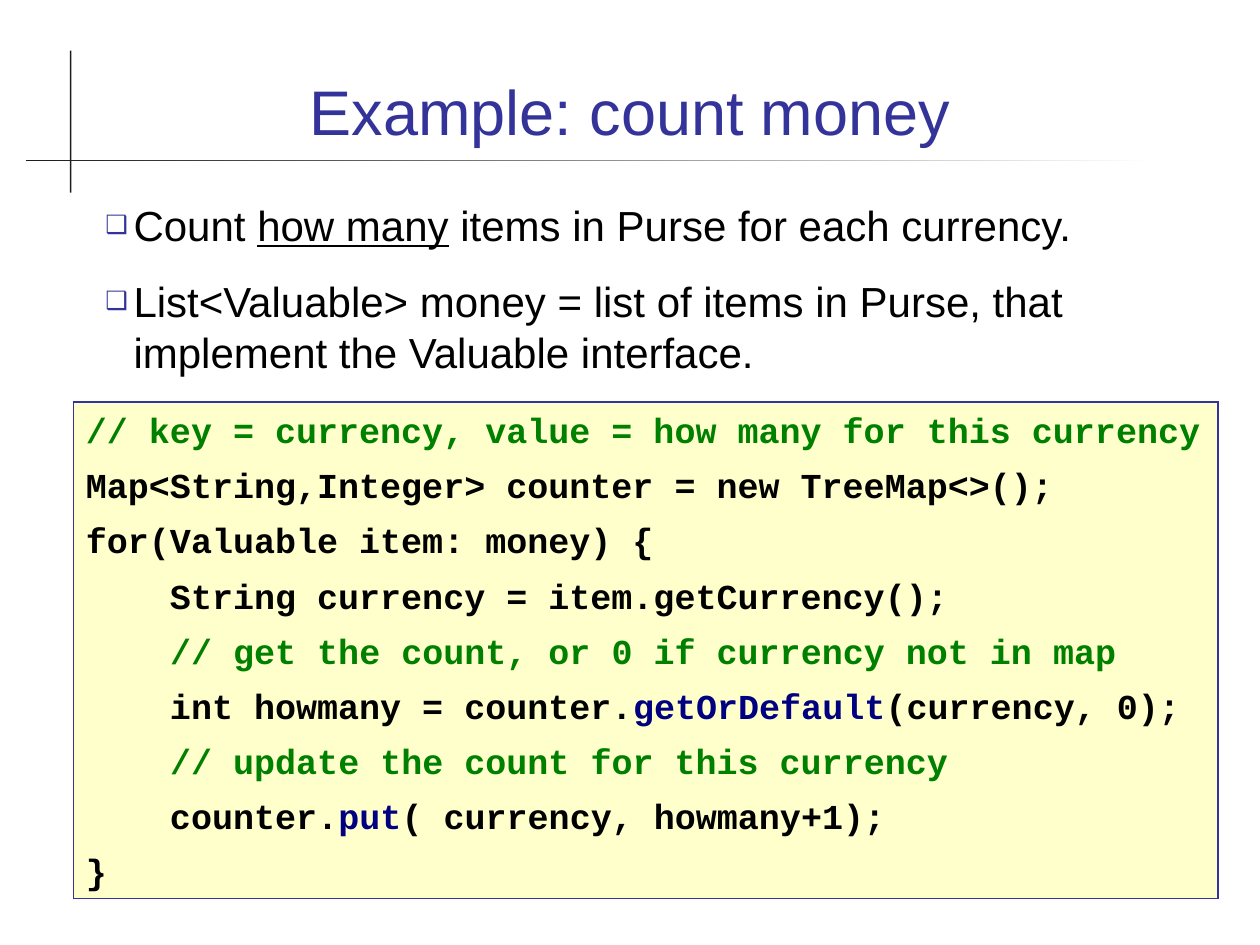
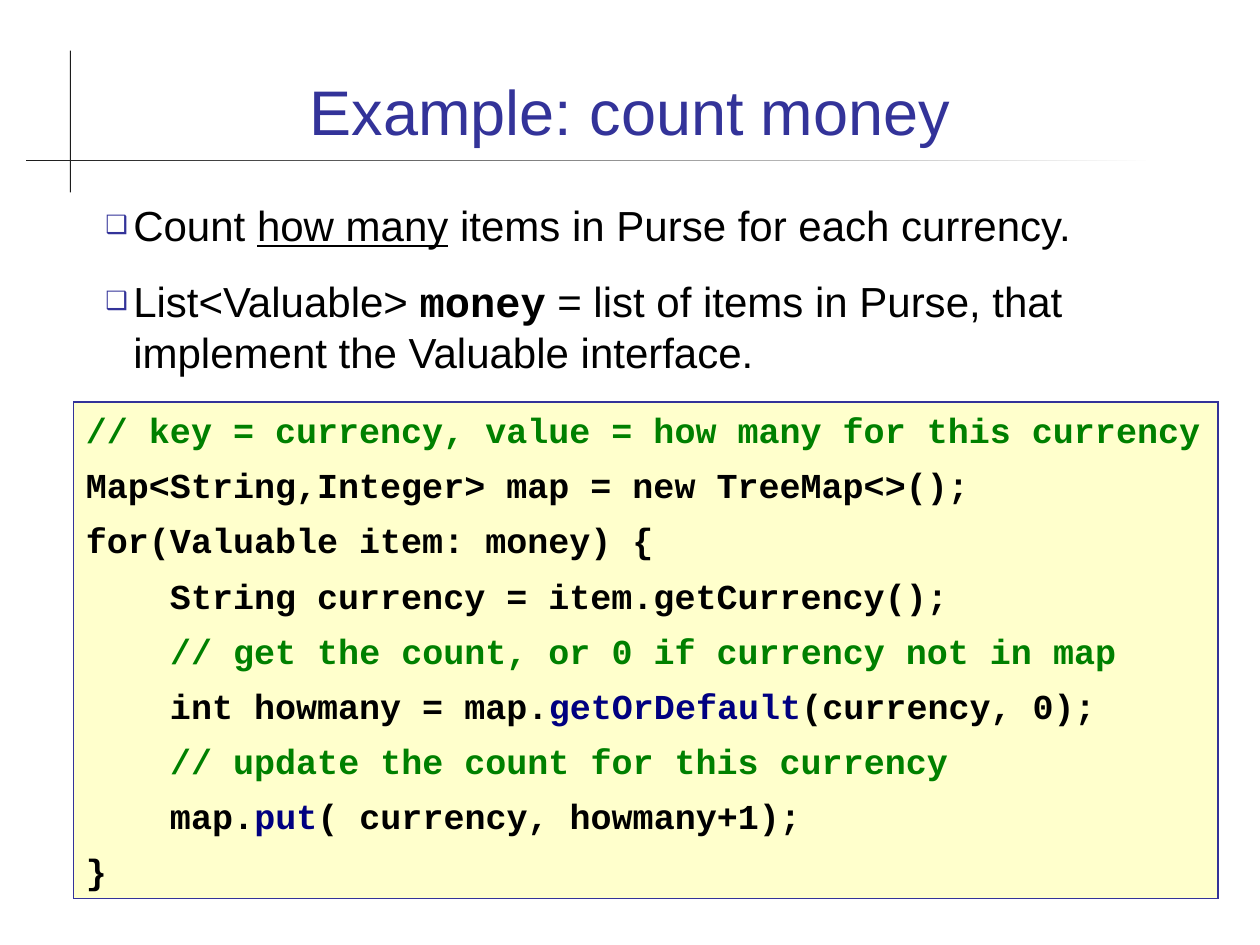
Before and after one commit to skeoop/skeoop.github.io, a slide deck: slide 10 of collections/Map.ppt. Drawn at 1260x945 pixels with LibreOffice and Linux fonts; fonts in the diff are those of the drawing. Boxes give left, top, right and bottom in pixels: in the first picture for what was removed or moved away, otherwise in the second. Text is boxed around its words. In the diff, an @@ line names an element or a change of style, - is before the commit and + after.

```diff
--- a/collections/Map.ppt
+++ b/collections/Map.ppt
@@ text "Count how many items in ..." at [133,210,1071,376]: font Arial to Courier New, bold on in "money" @@
@@ text in rectangle at [86,474,969,506]: text changed @@
-Map<String,Integer> counter = new TreeMap<>();
+Map<String,Integer> map = new TreeMap<>();
@@ text in rectangle at [170,694,1096,727]: text changed @@
-int howmany = counter.getOrDefault(currency, 0);
+int howmany = map.getOrDefault(currency, 0);
@@ text in rectangle at [170,805,801,837]: text changed @@
-counter.put( currency, howmany+1);
+map.put( currency, howmany+1);
```
Also in this commit, not shown: 6 other slides changed, 2 slides added, 2 other files.
